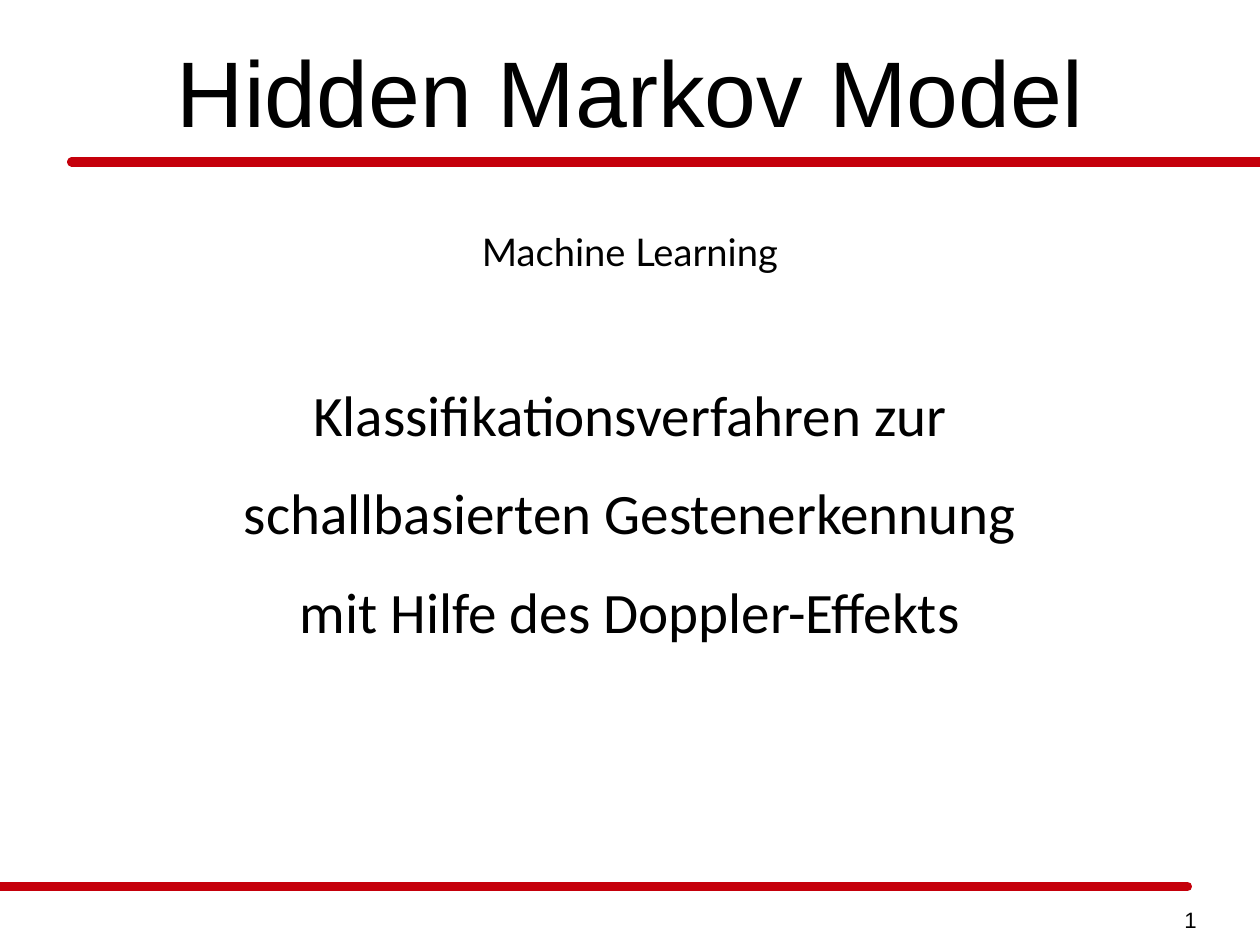
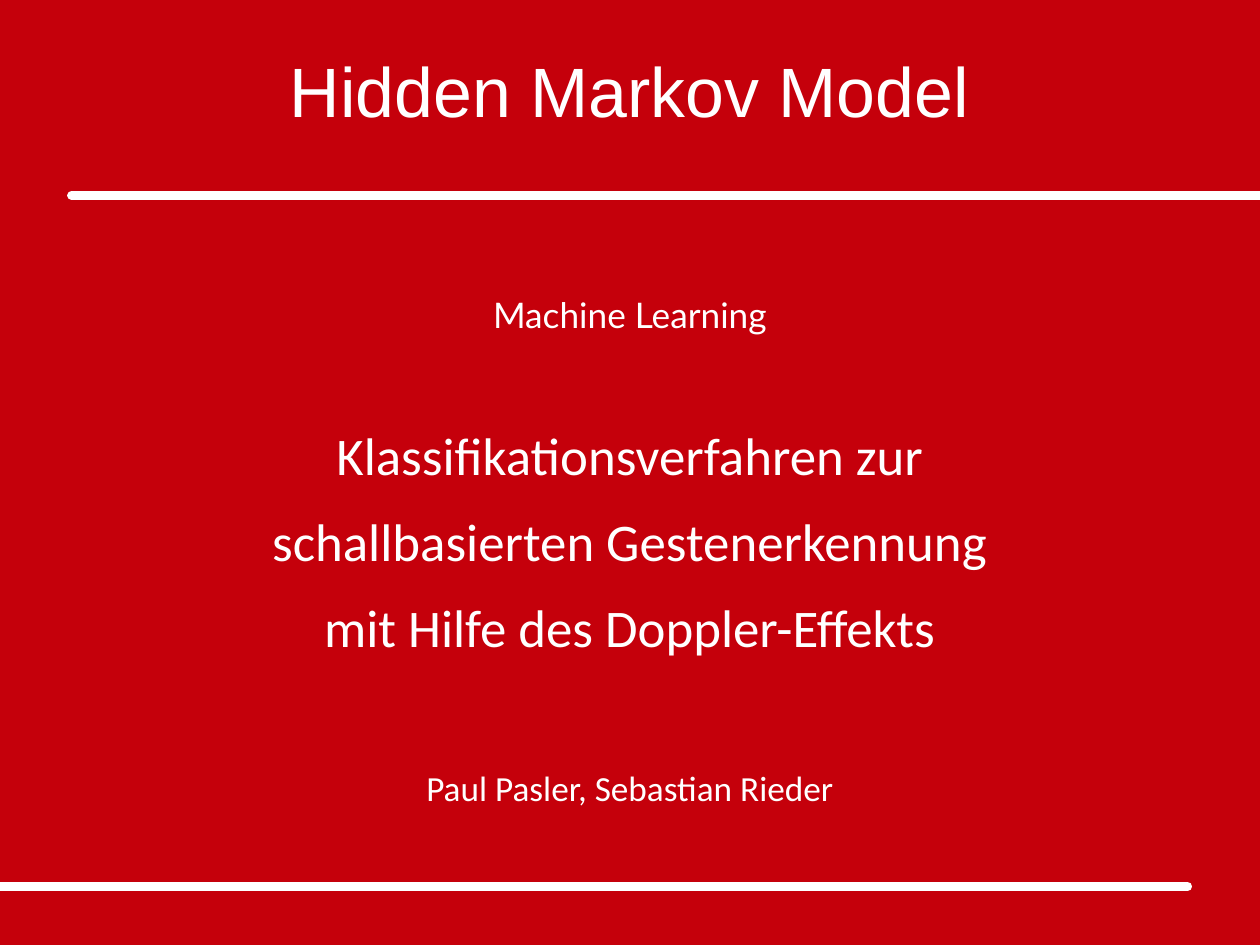
Before and after one commit to daandres/ml_soundwave_doppler_effect, a slide deck: slide 1 of praesentation/hmm/praesentation_ml_hmm_pasler_rieder.odp. Drawn at 1260x945 pixels with LibreOffice and Linux fonts; fonts in the diff are those of the drawing. Boxes give left, top, right and bottom in pixels: in the first picture for what was removed or moved away, otherwise in the second. Text is boxed around its words. In the diff, an @@ line names an element or a change of style, - is before the commit and + after.

```diff
--- a/praesentation/hmm/praesentation_ml_hmm_pasler_rieder.odp
+++ b/praesentation/hmm/praesentation_ml_hmm_pasler_rieder.odp
@@ rectangle added at [0, 0, 1260, 945], fill #C5000B, outline #C5000B 0 pt @@
@@ title "Hidden Markov Model" at [290, 66, 969, 118]: size 58.7 to 44 pt, text colour #000000 to #FFFFFF @@
@@ text at [272, 302, 986, 656]: size 24 to 22.2 pt in "Machine Learning"; text colour #000000 to #FFFFFF in "Machine Learning", "Klassifikationsverfahren zur", "schallbasierten Gestenerkennung", "mit Hilfe des Doppler-Effekts"; size 36 to 33.3 pt in "Klassifikationsverfahren zur", "schallbasierten Gestenerkennung", "mit Hilfe des Doppler-Effekts"; less space between paragraphs @@
@@ text at [426, 776, 833, 806]: paragraph added @@
+Paul Pasler, Sebastian Rieder
@@ rectangle at [0, 887, 1188, 887]: outline #C5000B 5.67 pt to #FFFFFF 5.67 pt @@
@@ page number removed at [1184, 912, 1196, 928] @@
-1
```
Also in this commit, not shown: 4 other slides changed, 1 slide added, 1 other file.
